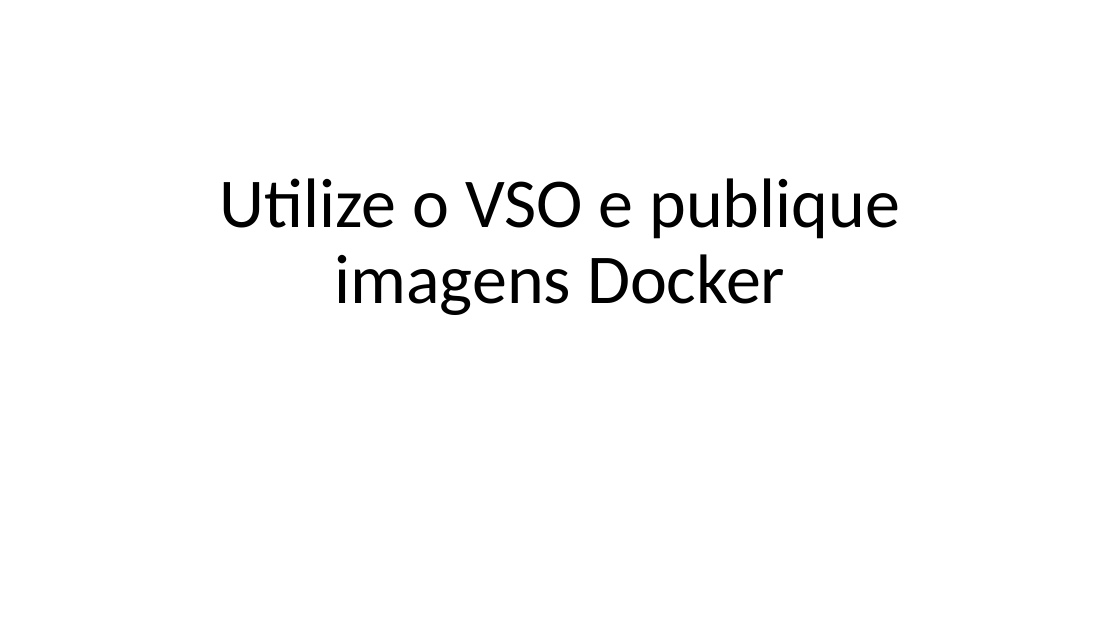
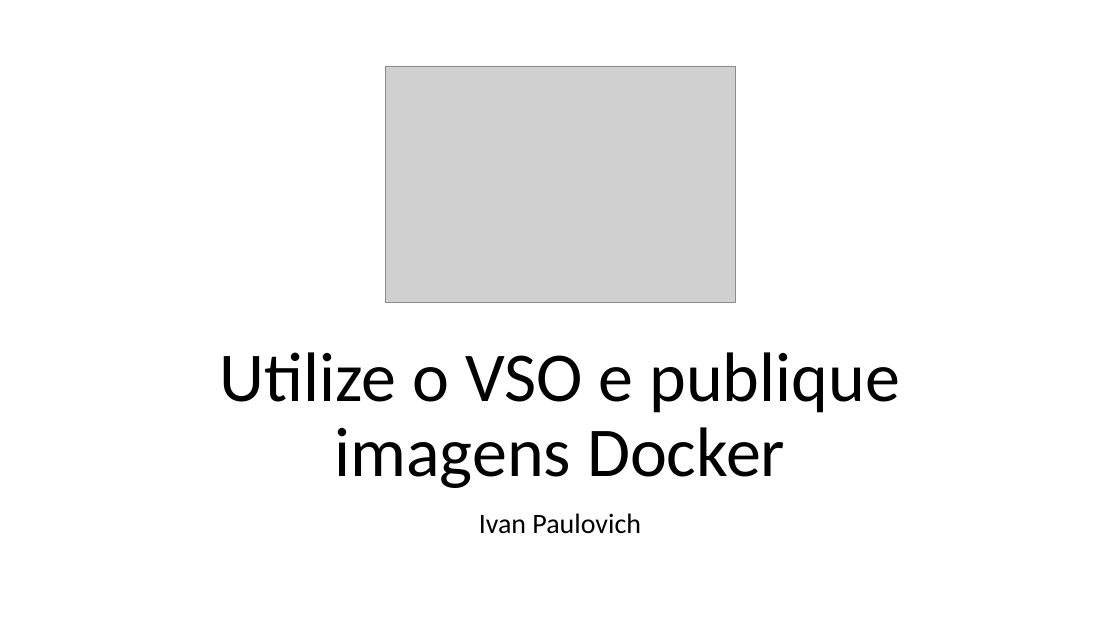
Before and after one commit to ivanpaulovich/azure-bootcamp, a slide deck: slide 1 of presentation/Utilize o VSO e publique imagens Docker.pptx. Drawn at 1120x630 pixels with LibreOffice and Linux fonts; fonts in the diff are those of the drawing; grey boxes stand for pictures. Boxes give left, top, right and bottom in pixels: in the first picture for what was removed or moved away, otherwise in the second. Text is boxed around its words. In the diff, an @@ line names an element or a change of style, - is before the commit and + after.

```diff
--- a/presentation/Utilize o VSO e publique imagens Docker.pptx
+++ b/presentation/Utilize o VSO e publique imagens Docker.pptx
@@ picture added at (x1=385, y1=66, x2=735, y2=302) @@
@@ title "Utilize o VSO e publique ..." moved from (x1=220, y1=178, x2=900, y2=315) to (x1=220, y1=352, x2=900, y2=488) @@
@@ subtitle added at (x1=479, y1=513, x2=641, y2=534), 24 pt, text #000000 @@
+Ivan Paulovich
```
Also in this commit, not shown: 3 other slides changed, 1 slide added, 1 slide removed, 3 other files.
